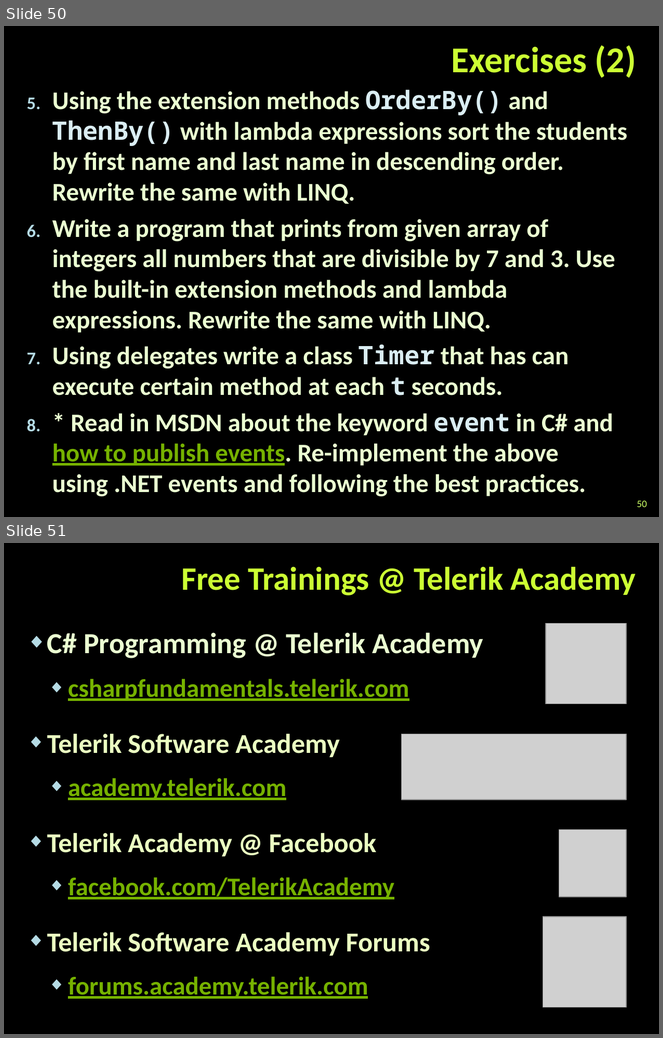
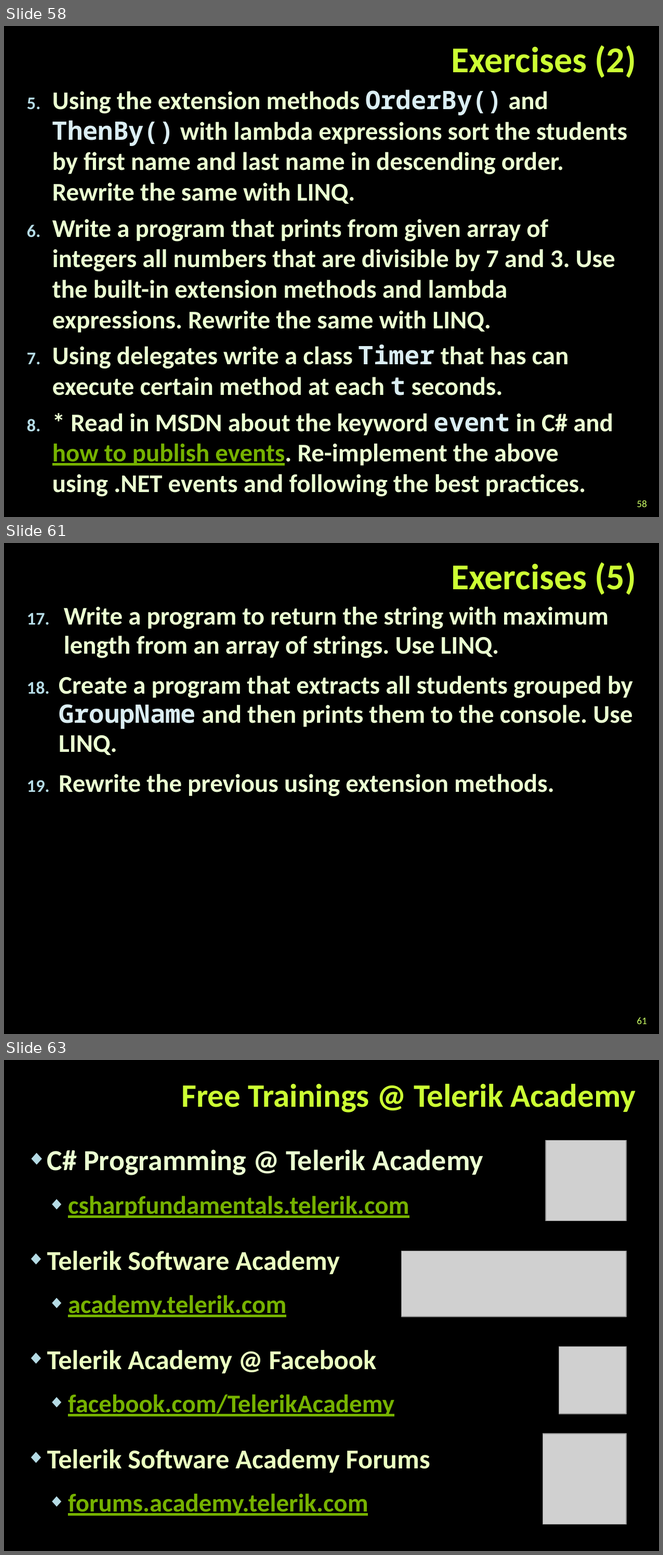
Before and after one commit to miroslavavramov/TelerikAcademy, a slide deck: CSharpOOP/17.ExtensionsDelegatesLambdaLINQ/Extension-Methods-Delegates-Lambda-LINQ.pptx. Shown one above the other, each under a label of ours: slides 50 and 51 before the commit, slides 58, 61 and 63 after it; the slides between them are not shown. The pictures are 663x1038 and 663x1555 pixels, drawn with LibreOffice and Linux fonts; fonts in the diff are those of the drawing; grey boxes stand for pictures; background and template pictures are left out. Boxes give left, top, right and bottom in pixels: in the first picture for what was removed or moved away, otherwise in the second. Text is boxed around its words. In the diff, an @@ line names an element or a change of style, - is before the commit and + after.

```diff
--- a/CSharpOOP/17.ExtensionsDelegatesLambdaLINQ/Extension-Methods-Delegates-Lambda-LINQ.pptx
+++ b/CSharpOOP/17.ExtensionsDelegatesLambdaLINQ/Extension-Methods-Delegates-Lambda-LINQ.pptx
@@ slide 61 added at [4, 543, 659, 1034], background picture (left out) @@
@@ title added at [451, 562, 636, 595], 40 pt, text #CCFF33, bold @@
+Exercises (5)
@@ text added at [59, 606, 633, 797], 28 pt, text #EBFFD2, bold @@
+17. Write a program to return the string with maximum length from an array of strings. Use LINQ.
+18. Create a program that extracts all students grouped by GroupName and then prints them to the console. Use LINQ.
+19. Rewrite the previous using extension methods.
@@ page number added at [637, 1018, 647, 1025], 11 pt, text #CCFF66 @@
+61
@@ what was slide 50 is now slide 58 @@
@@ page number at [637, 501, 647, 508]: text changed @@
-50
+58
@@ what was slide 51 is now slide 63 @@
```
Also in this commit, not shown: 2 slides changed, 11 other slides added, 10 other files.
